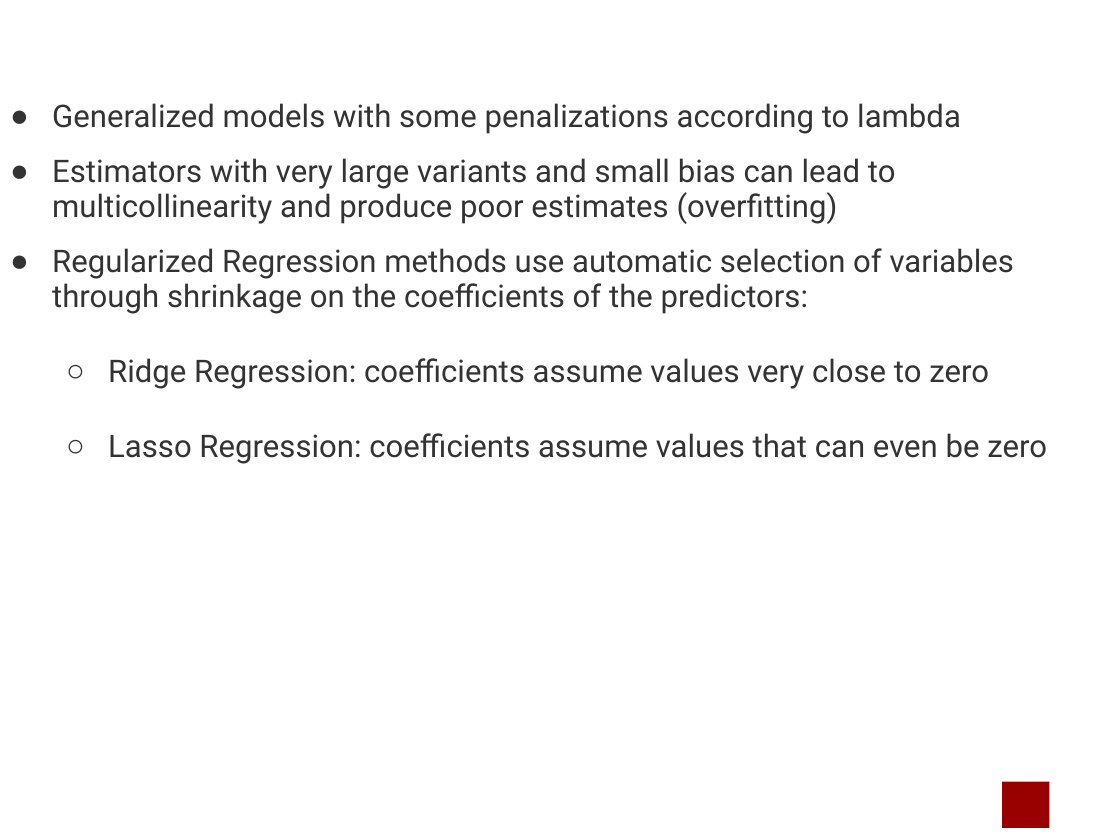
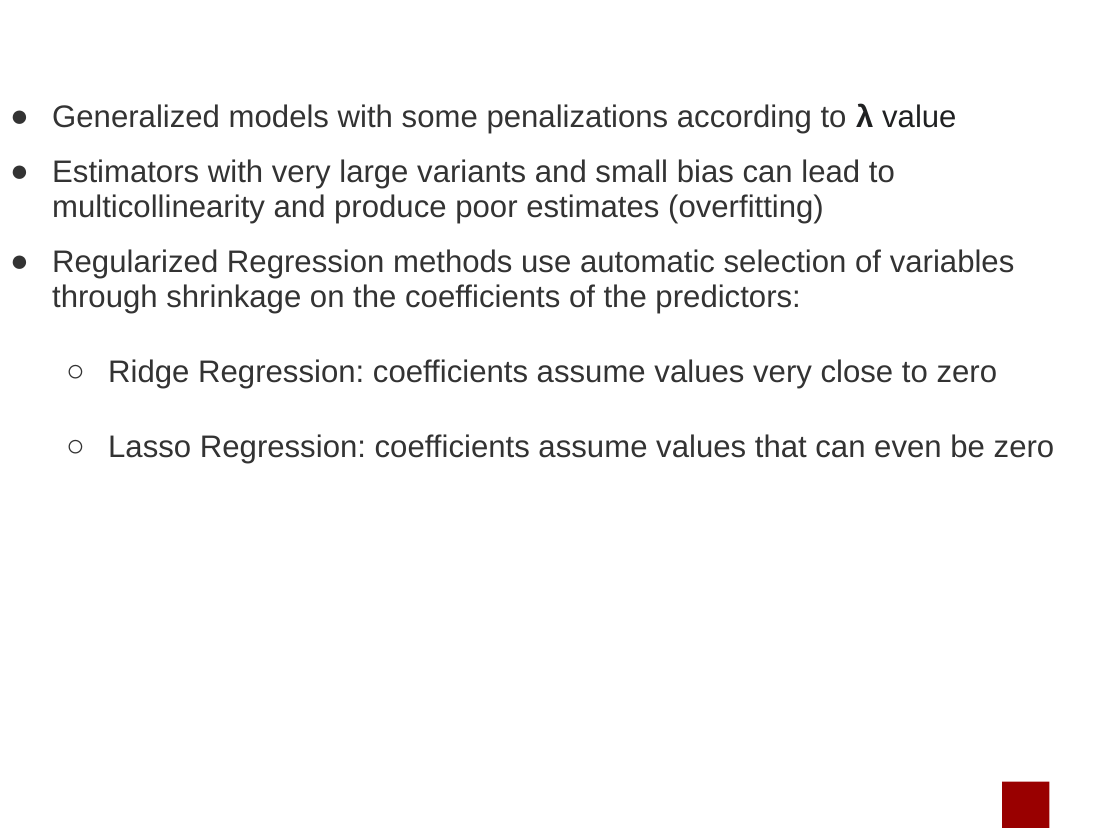
Before and after one commit to marcouderzo/CoronaryHeartDisease-Prediction, a slide deck: slide 14 of slides.pptx. Drawn at 1120x840 pixels with LibreOffice and Linux fonts; fonts in the diff are those of the drawing; background and template pictures are left out. Boxes give left, top, right and bottom in pixels: in the first picture for what was removed or moved away, otherwise in the second. Text is boxed around its words. In the diff, an @@ line names an element or a change of style, - is before the commit and + after.

```diff
--- a/slides.pptx
+++ b/slides.pptx
@@ text at <box>52,103,956,134</box>: text changed; font Roboto to Arial @@
-● Generalized models with some penalizations according to lambda
+● Generalized models with some penalizations according to λ value
@@ text at <box>52,159,1055,464</box>: font Roboto to Arial in "Estimators with very large variants and small ...", "Regularized Regression methods use automatic selection of ...", "Ridge Regression: coefficients assume values very close ...", "Lasso Regression: coefficients assume values that can ..." @@
```
Also in this commit, not shown: 11 other slides changed, 2 slides added, 2 other files.
